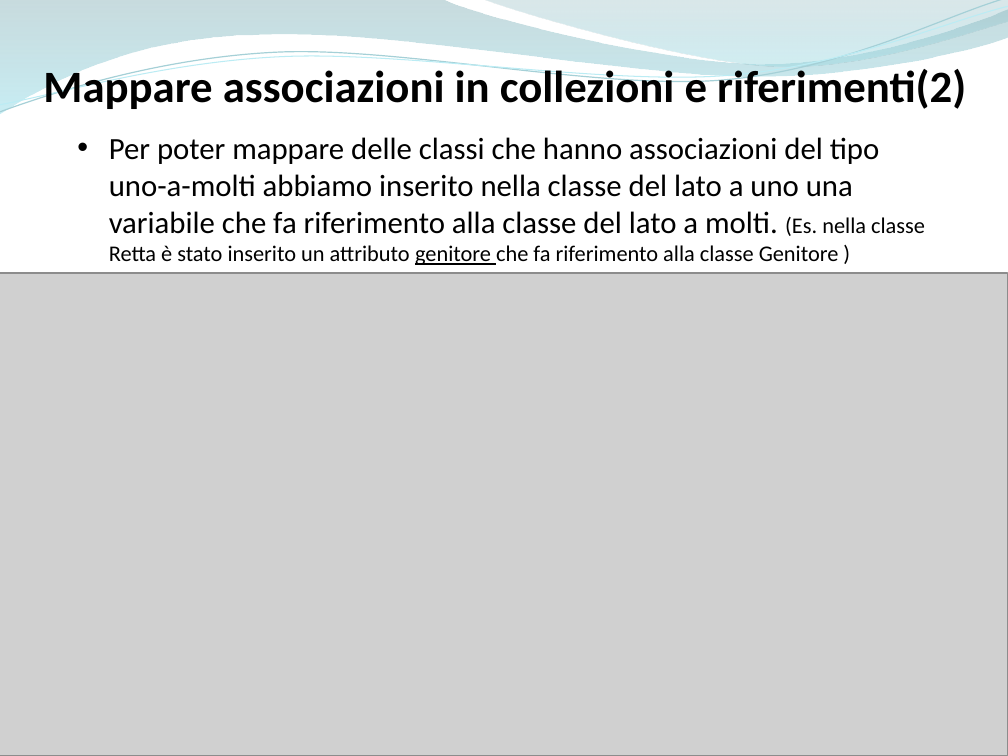
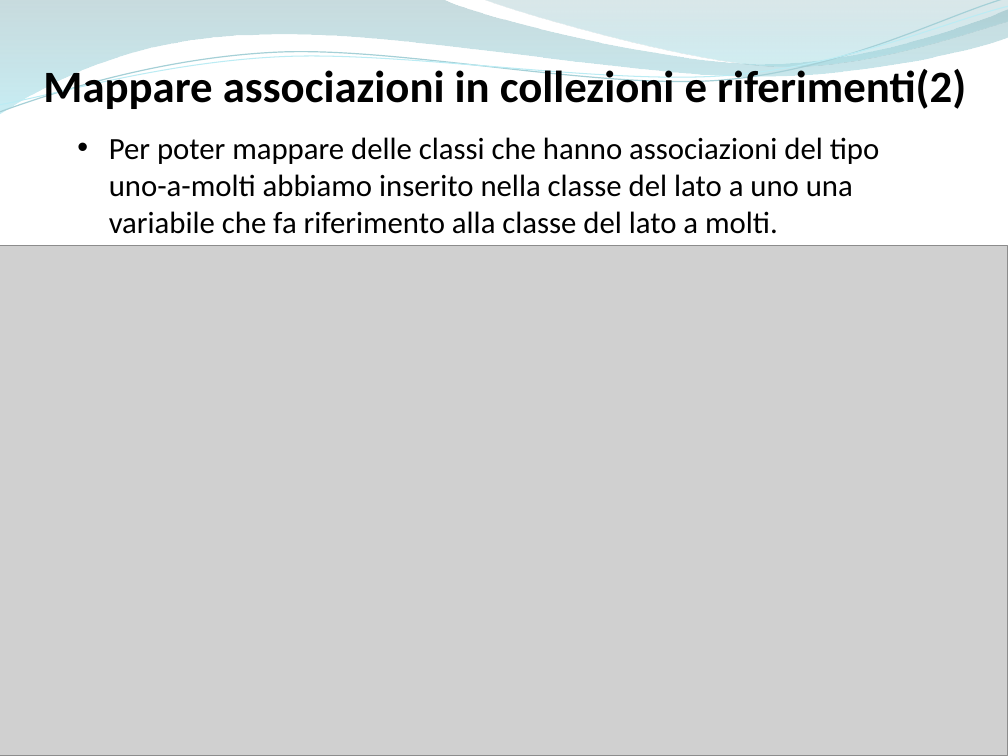
Before and after one commit to ammirate/at-silo, a slide deck: slide 5 of Presentazione/Atsilo2/Luigi/Luigi_PresentazioneFinale.pptx. Drawn at 1008x756 pixels with LibreOffice and Linux fonts; fonts in the diff are those of the drawing; grey boxes stand for pictures. Boxes give left, top, right and bottom in pixels: in the first picture for what was removed or moved away, otherwise in the second. Text is boxed around its words. In the diff, an @@ line names an element or a change of style, - is before the commit and + after.

```diff
--- a/Presentazione/Atsilo2/Luigi/Luigi_PresentazioneFinale.pptx
+++ b/Presentazione/Atsilo2/Luigi/Luigi_PresentazioneFinale.pptx
@@ text at <box>109,137,879,234</box>: text changed @@
-• Per poter mappare delle classi che hanno associazioni del tipo uno-a-molti abbiamo inserito nella classe del lato a uno una variabile che fa riferimento alla classe del lato a molti. (Es. nella classe Retta è stato inserito un attributo genitore che fa riferimento alla classe Genitore )
+• Per poter mappare delle classi che hanno associazioni del tipo uno-a-molti abbiamo inserito nella classe del lato a uno una variabile che fa riferimento alla classe del lato a molti.
@@ picture: place and size @@
-picture at <box>0,273,1008,756</box>
+picture at <box>0,246,1008,756</box>
```
Also in this commit, not shown: 7 other slides changed, 1 slide added.
